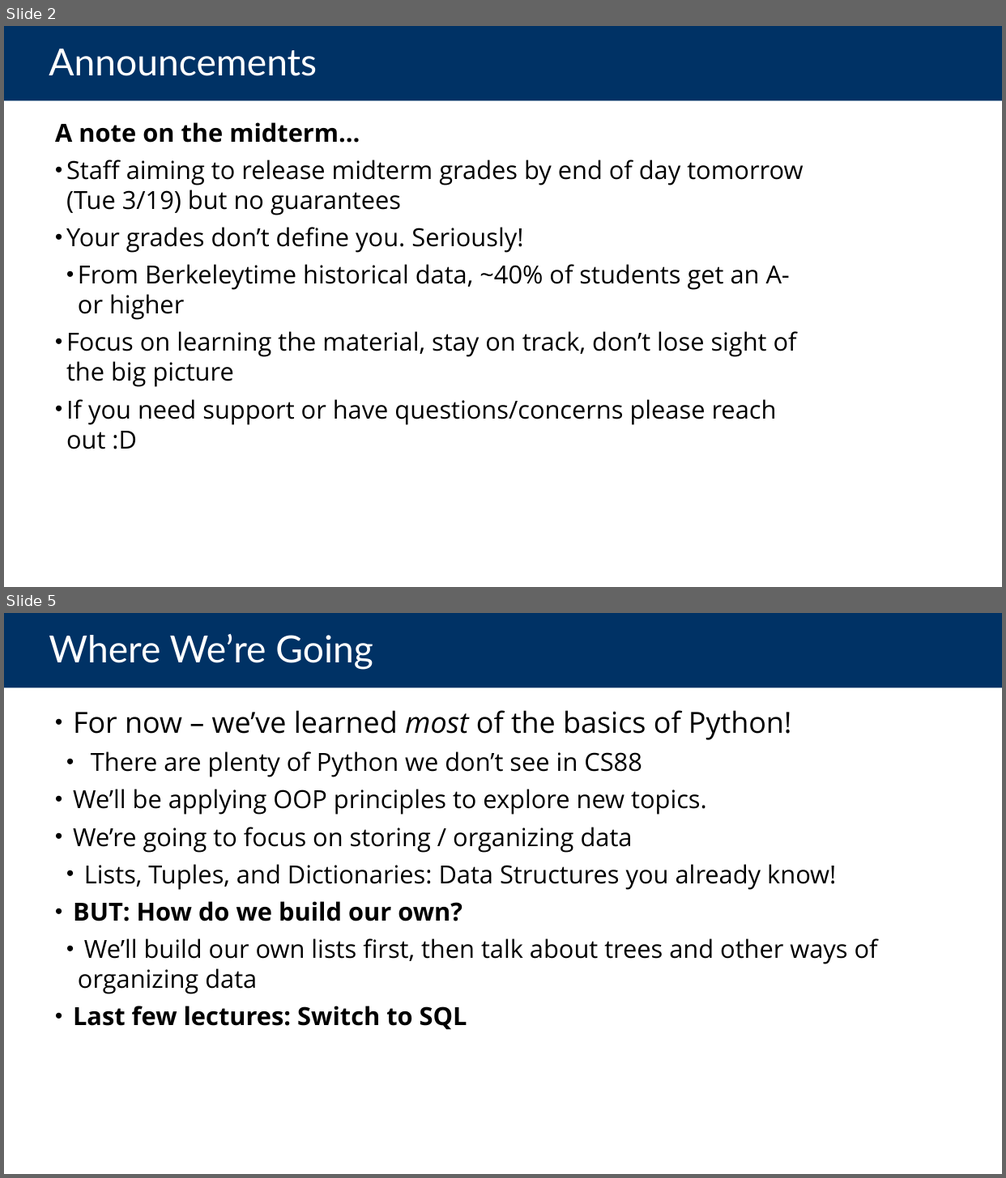
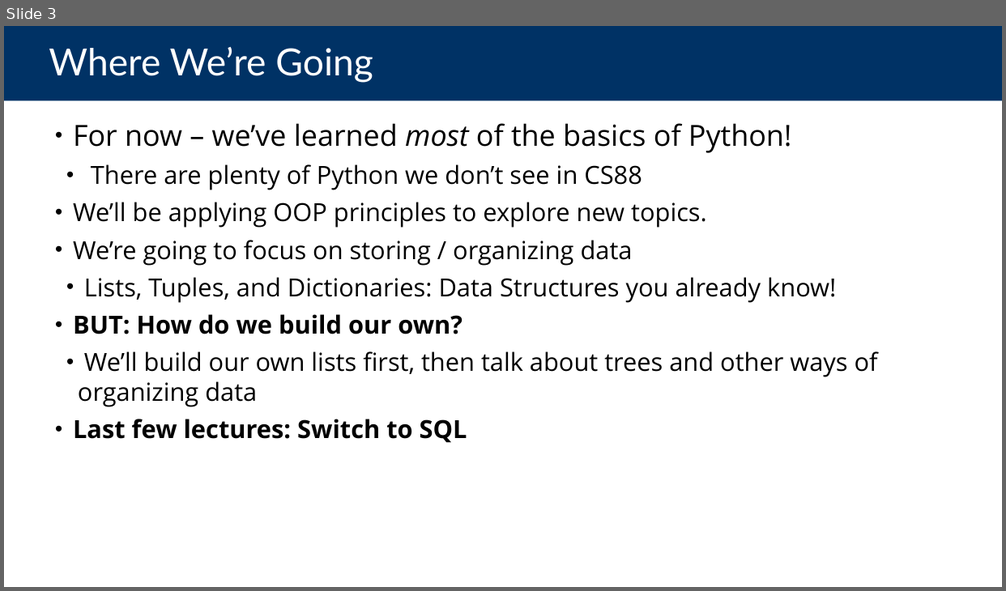
Before and after one commit to cs88-website/su24, a slide deck: assets/slides/su24/17-Linked_Lists.pptx. Shown one above the other, each under a label of ours: slides 2 and 5 before the commit, slide 3 after it; the slides between them are not shown. The pictures are 1006x1178 and 1006x591 pixels, drawn with LibreOffice and Linux fonts; fonts in the diff are those of the drawing. Boxes give left, top, right and bottom in pixels: in the first picture for what was removed or moved away, otherwise in the second. Text is boxed around its words. In the diff, an @@ line names an element or a change of style, - is before the commit and + after.

```diff
--- a/assets/slides/su24/17-Linked_Lists.pptx
+++ b/assets/slides/su24/17-Linked_Lists.pptx
@@ slide 2 removed at (4, 26, 1002, 587), background #FFFFFF @@
@@ title removed at (4, 26, 1002, 101) @@
-Announcements
@@ text removed at (55, 122, 803, 450) @@
-A note on the midterm…
-• Staff aiming to release midterm grades by end of day tomorrow (Tue 3/19) but no guarantees
-• Your grades don’t define you. Seriously!
-  • From Berkeleytime historical data, ~40% of students get an A- or higher
-• Focus on learning the material, stay on track, don’t lose sight of the big picture
-• If you need support or have questions/concerns please reach out :D
@@ what was slide 5 is now slide 3 @@
```
Also in this commit, not shown: 2 slides changed, 1 slide added, 3 other slides removed, 5 other files.
